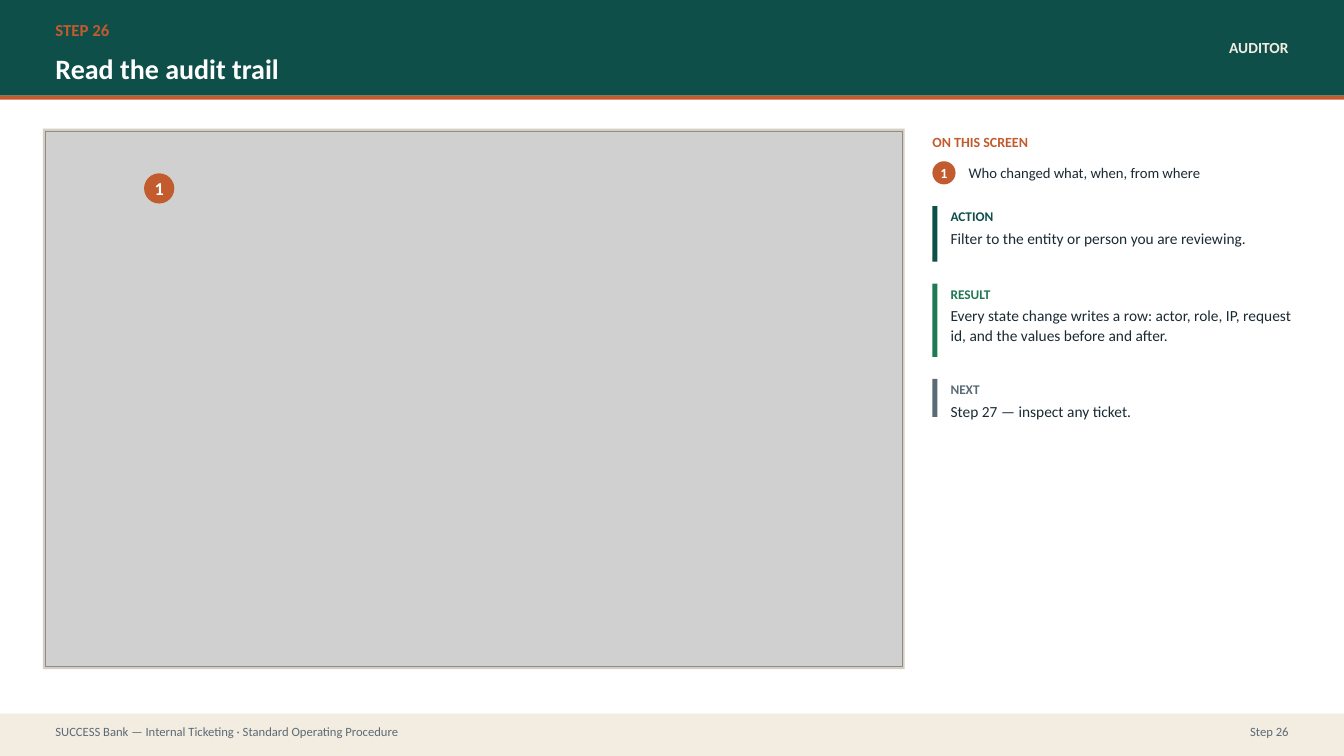
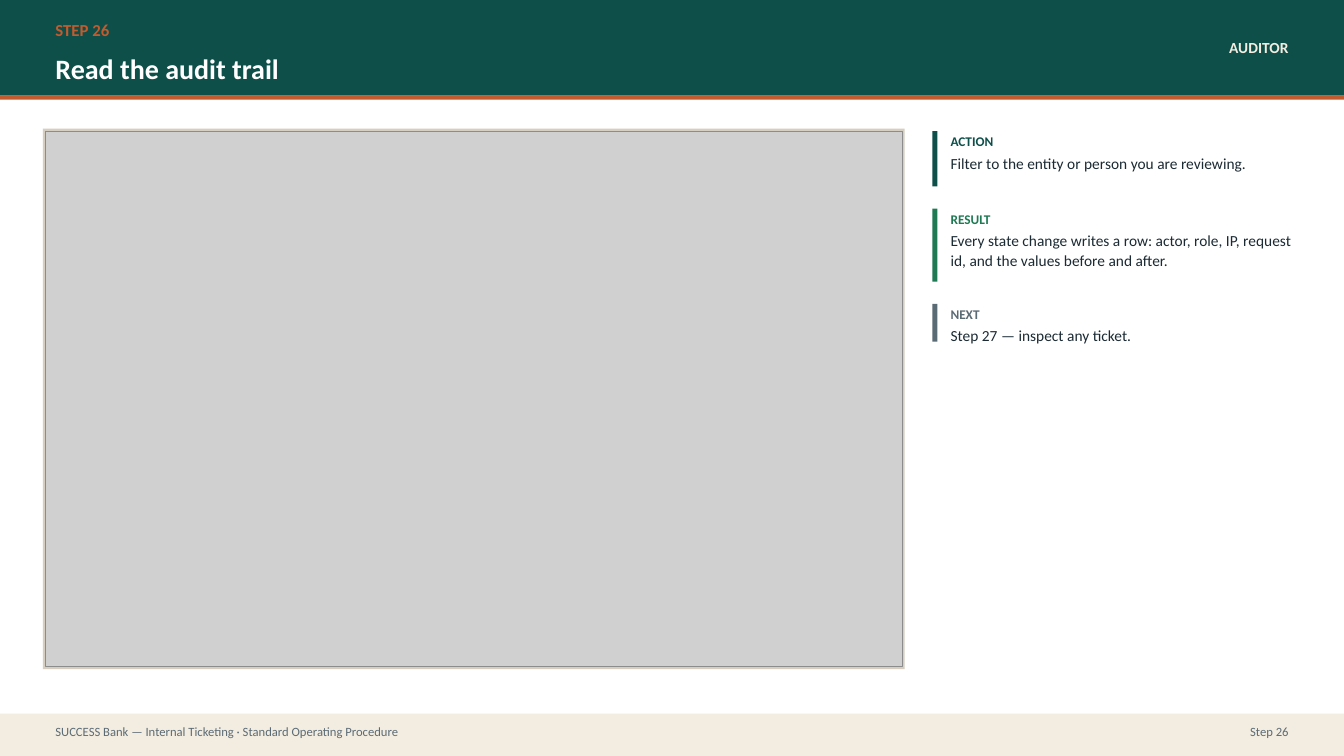
Before and after one commit to prajwal-patil-hub/Internal-Banking-Ticketing-System, a slide deck: slide 47 of docs/sop/SUCCESS-Bank-Ticketing-SOP.pptx. Drawn at 1344x756 pixels with LibreOffice and Linux fonts; fonts in the diff are those of the drawing; grey boxes stand for pictures. Boxes give left, top, right and bottom in pixels: in the first picture for what was removed or moved away, otherwise in the second. Text is boxed around its words. In the diff, an @@ line names an element or a change of style, - is before the commit and + after.

```diff
--- a/docs/sop/SUCCESS-Bank-Ticketing-SOP.pptx
+++ b/docs/sop/SUCCESS-Bank-Ticketing-SOP.pptx
@@ text removed at (932, 138, 1028, 147) @@
-ON THIS SCREEN
@@ 6 texts, 3 rectangles: place and size @@
-6 texts, 3 rectangles at (933, 206, 1291, 420)
+6 texts, 3 rectangles at (933, 131, 1291, 344)
@@ ellipse removed at (144, 173, 174, 204) @@
-1
@@ ellipse removed at (933, 161, 956, 185) @@
-1
@@ text removed at (969, 167, 1200, 181) @@
-Who changed what, when, from where
```
Also in this commit, not shown: 14 other slides changed, 3 other files.
